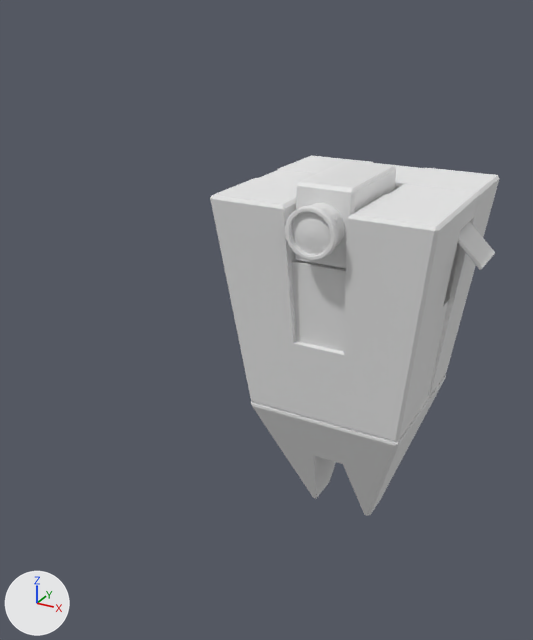
Two versions of the Blender file BlendFiles/Robot.blend, one commit apart.
The view is the same before and after, from a camera (50 mm lens) standing at (2.35, -6.01, 5.01) and looking at (-0.35, -1.1, 2.56). Every picture has the same lights, and +X, +Y and +Z are marked at lower left.

In view in the first picture: 'Camera', 'Lense', 'RobotBody'.
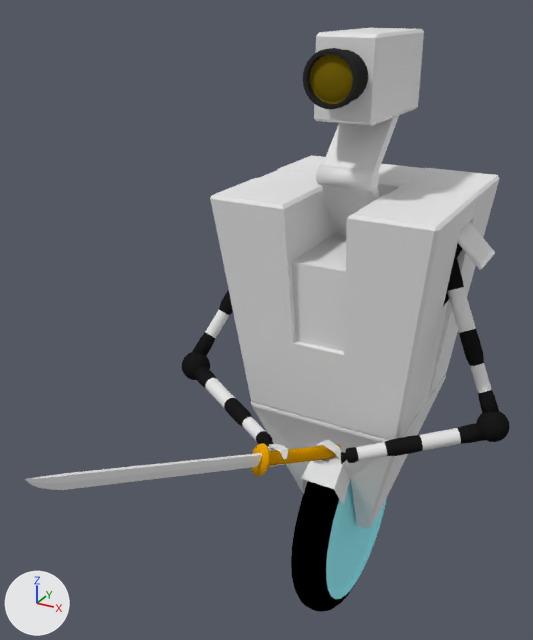
Where the newer file only moved an object's origin or applied its transform, the numbers keep the older frame.

Boxes [x1, y1, x2, y2] around the edits, measured in the pictures (533 x 640 px):
'RobotBody', reshaped, moved, rescaled: before [210, 155, 500, 516]; after [210, 155, 500, 528]
'Wheel', added: after [291, 479, 387, 612]
'Head', added: after [314, 28, 424, 126]
'Lense', mesh rescaled: before [285, 203, 345, 261]; after [303, 48, 368, 109]
'Arm2', added: after [314, 258, 499, 466]
'Katana', added: after [25, 443, 341, 490]
'Camera', deleted: before [295, 161, 396, 269]
'Neck', added: after [322, 116, 399, 237]
'Arm', added: after [192, 289, 288, 467]
'Cylinder', added: after [316, 164, 379, 191]
'Sphere2', added (black): after [454, 243, 510, 442]
'Sphere', added (black): after [182, 352, 210, 380]

Patch to the scene script:
```diff
--- a/BlendFiles/Robot.blend.py
+++ b/BlendFiles/Robot.blend.py
@@ me_cylinder @@
 me_cylinder.from_pydata(...)  # 512 vertices, 482 faces; spans x -1.11..1.11, y -0.74..1.48, z -1.56..0.95
 # used by ob_lense; parent = ob_camera; location = (0.0031, -0.875, 3.284); rotation_euler = (1.571, 0.0, 0.0), in degrees (90, 0, 0); scale = (0.193, 0.193, 0.193)
+# me_cylinder part 2: the whole mesh is scaled about its middle by (1.04, 1, 1.14), then moved by (0.0, 5.65, -1.61)
@@ me_cube @@
 # used by ob_robotbody; location = (0.0, 0.0, 2.218); scale = (0.738, 0.738, 0.738)
-me_cube.from_pydata(...)  # 215 vertices, 182 faces; spans x -1.57..1.57, y -1.32..1.32, z -2.79..1.74
+me_cube.from_pydata(...)  # 253 vertices, 228 faces; spans x -1.16..1.16, y -0.97..0.97, z 0.0..3.5
+# me_cube part 1: 215 vertices removed from x -1.57..1.57, y -1.32..1.32, z -2.79..1.74; 253 vertices added at x -1.16..1.16, y -0.97..0.97, z 0.0..3.5
 me_cube.materials.append(mat_material)
+me_cube.materials.append(mat_black)  # black #1b1b1b
@@ ob_camera @@
-ob_camera = bpy.data.objects.new('Camera', me_cube_001)
@@ ob_lense @@
 ob_lense = bpy.data.objects.new('Lense', me_cylinder)
-ob_lense.parent = ob_camera
 ob_lense.matrix_parent_inverse = Matrix(((3.997, 0.0, 0.0, -0.0103), (0.0, 2.556, 0.0, 1.054), (0.0, 0.0, 3.443, -11.31), (0.0, 0.0, 0.0, 1.0)))
@@ ob_robotbody @@
 ob_robotbody = bpy.data.objects.new('RobotBody', me_cube)
-ob_robotbody.location = (0.0, 0.0, 2.218)
-ob_robotbody.scale = (0.738, 0.738, 0.738)
+ob_robotbody.location = (0.0, 0.0, 0.0)
@@ ob_sphere @@
+ob_sphere = bpy.data.objects.new('Sphere', me_sphere)  # 964 vertices, 1024 faces; spans x -1.36..-0.62, y -1.02..0.19, z 1.68..3.24; in mat_black (black #1b1b1b)
+ob_sphere.parent = ob_arm
+ob_sphere.location = (0.0, 0.0, 0.0)
@@ ob_arm @@
+ob_arm = bpy.data.objects.new('Arm', me_arm)  # 780 vertices, 717 faces; spans x -1.31..0.12, y -1.71..0.07, z 1.56..3.04; in mat_material (white #e7e7e7), mat_black (black #1b1b1b)
+ob_arm.parent = ob_robotbody
+ob_arm.location = (0.0, 0.0, 0.0)
@@ ob_sphere2 @@
+ob_sphere2 = bpy.data.objects.new('Sphere2', me_sphere2)  # 964 vertices, 1024 faces; spans x 0.57..1.58, y -0.54..0.19, z 1.56..3.26; in mat_black (black #1b1b1b)
+ob_sphere2.parent = ob_arm2
+ob_sphere2.location = (0.0, 0.0, 0.0)
@@ ob_arm2 @@
+ob_arm2 = bpy.data.objects.new('Arm2', me_arm2)  # 780 vertices, 710 faces; spans x 0.13..1.48, y -1.26..0.08, z 1.4..3.03; in mat_material (white #e7e7e7), mat_black (black #1b1b1b)
+ob_arm2.parent = ob_robotbody
+ob_arm2.location = (0.0, 0.0, 0.0)
@@ ob_cylinder @@
+ob_cylinder = bpy.data.objects.new('Cylinder', me_cylinder_001)  # a 32-sided cylinder along x spanning x -0.239..0.251, y -0.448..-0.278, z 3.55..3.72
+ob_cylinder.parent = ob_neck
+ob_cylinder.location = (0.0, 0.0, 0.0)
@@ ob_neck @@
+ob_neck = bpy.data.objects.new('Neck', me_cube_002)  # 16 vertices, 12 faces; spans x -0.22..0.23, y -0.44..0.48, z 2.67..4.44
+ob_neck.parent = ob_head
+ob_neck.location = (0.0, 0.0, 0.0)
@@ ob_head @@
+ob_head = bpy.data.objects.new('Head', me_cube_001_1)  # 24 vertices, 26 faces; spans x -0.258..0.263, y -0.52..0.617, z 4.09..4.755
+ob_head.parent = ob_robotbody
+ob_head.location = (0.0, 0.0, 0.0)
@@ ob_katana @@
+ob_katana = bpy.data.objects.new('Katana', me_cylinder_002)  # 201 vertices, 170 faces; spans x -2.2..2.2, y -1.5..1.5, z -6.8..39.0; in mat_material_002 (orange #e7a100), mat_material_003 (white #e7e7e7)
+ob_katana.location = (0.148, -1.39, 1.567)
+ob_katana.rotation_euler = (-0.164, 1.254, -2.136)  # degrees (-9.4, 72, -122)
+ob_katana.scale = (0.061, 0.061, 0.061)
@@ ob_wheel @@
+ob_wheel = bpy.data.objects.new('Wheel', me_circle)  # 1184 vertices, 1155 faces; spans x -1.06..1.06, y -1.06..1.06, z -0.19..0.19; in mat_rubber (black #000000), mat_spoiler (cyan #9bf4fd)
+ob_wheel.location = (0.002, 0.0, 0.002)
+ob_wheel.rotation_euler = (0.0, 1.571, 0.0)  # degrees (0, 90, 0)
+ob_wheel.scale = (0.992, 0.992, 0.992)
```
